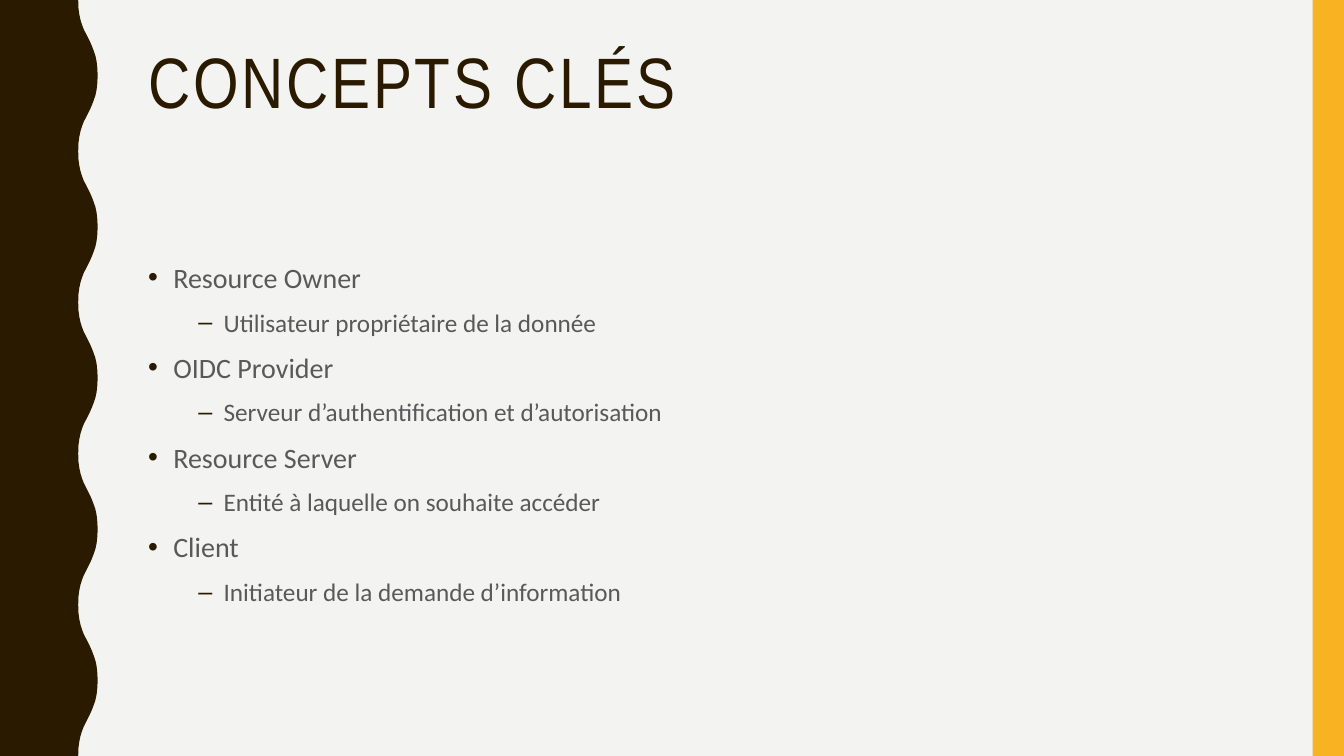
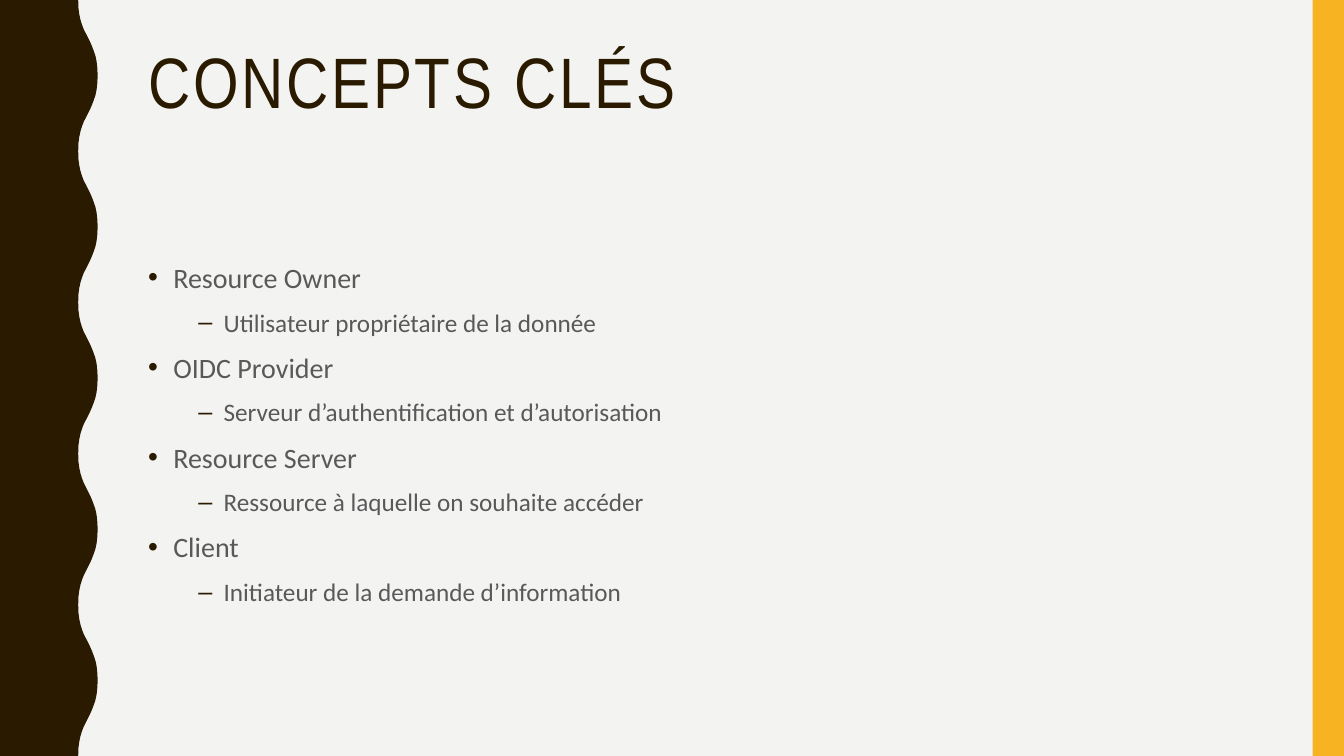
Before and after one commit to jeromefirlej/oidc-samples, a slide deck: slide 4 of Prez OIDC.pptx (slide 3 before the commit). Drawn at 1344x756 pixels with LibreOffice and Linux fonts; fonts in the diff are those of the drawing. Boxes give left, top, right and bottom in pixels: in the first picture for what was removed or moved away, otherwise in the second. Text is boxed around its words. In the diff, an @@ line names an element or a change of style, - is before the commit and + after.

```diff
--- a/Prez OIDC.pptx
+++ b/Prez OIDC.pptx
@@ text at (224, 493, 643, 515): text changed @@
-  – Entité à laquelle on souhaite accéder
+  – Ressource à laquelle on souhaite accéder
```
Also in this commit, not shown: 5 other slides changed, 1 slide added.
